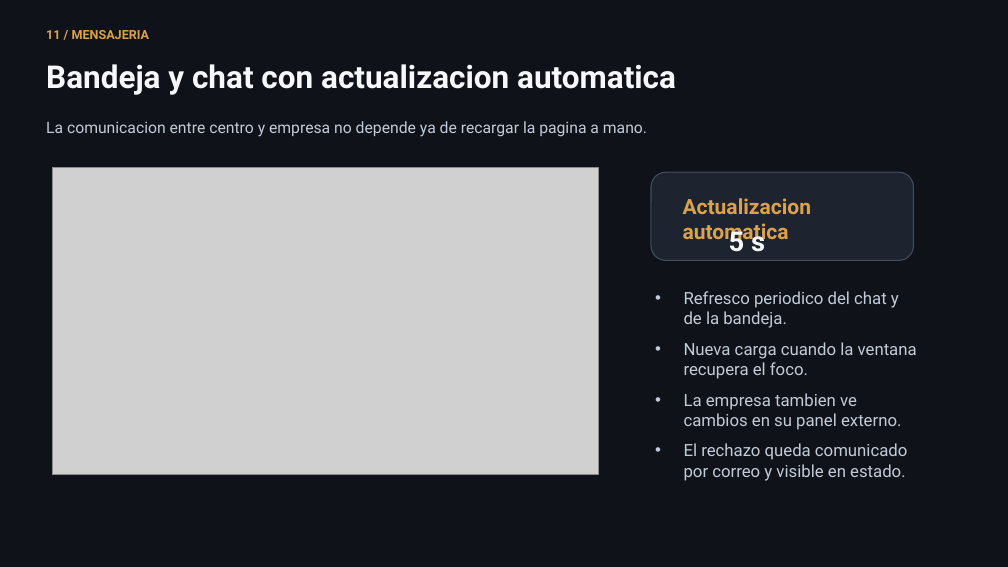
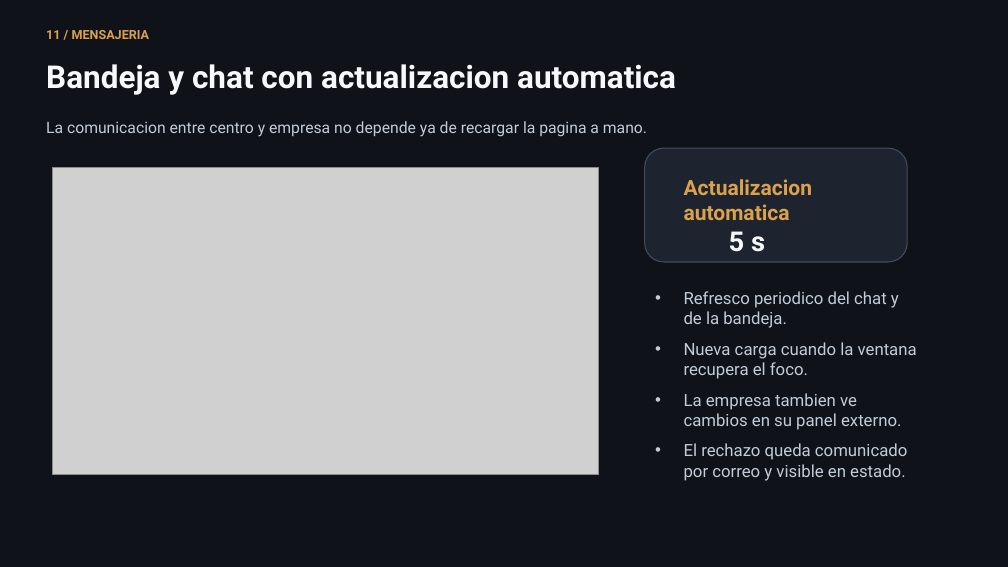
Before and after one commit to lmendez861/TFG-Agora, a slide deck: slide 12 of docs/presentacion-defensa-final.pptx. Drawn at 1008x567 pixels with LibreOffice and Linux fonts; fonts in the diff are those of the drawing; grey boxes stand for pictures. Boxes give left, top, right and bottom in pixels: in the first picture for what was removed or moved away, otherwise in the second. Text is boxed around its words. In the diff, an @@ line names an element or a change of style, - is before the commit and + after.

```diff
--- a/docs/presentacion-defensa-final.pptx
+++ b/docs/presentacion-defensa-final.pptx
@@ rounded rectangle resized from (x1=651, y1=172, x2=913, y2=261) to (x1=645, y1=148, x2=907, y2=262) @@
@@ text "Actualizacion automatica" rewrapped from (x1=683, y1=198, x2=812, y2=245) to (x1=684, y1=179, x2=813, y2=220) @@
```
Also in this commit, not shown: 5 other slides changed, 7 other files.
